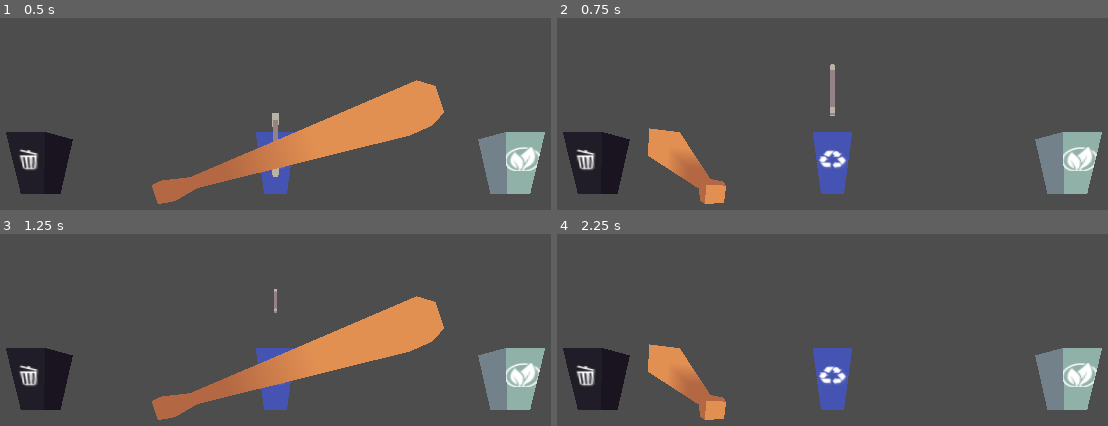
Above: before the commit, frames 1-4 (two rows, left to right).
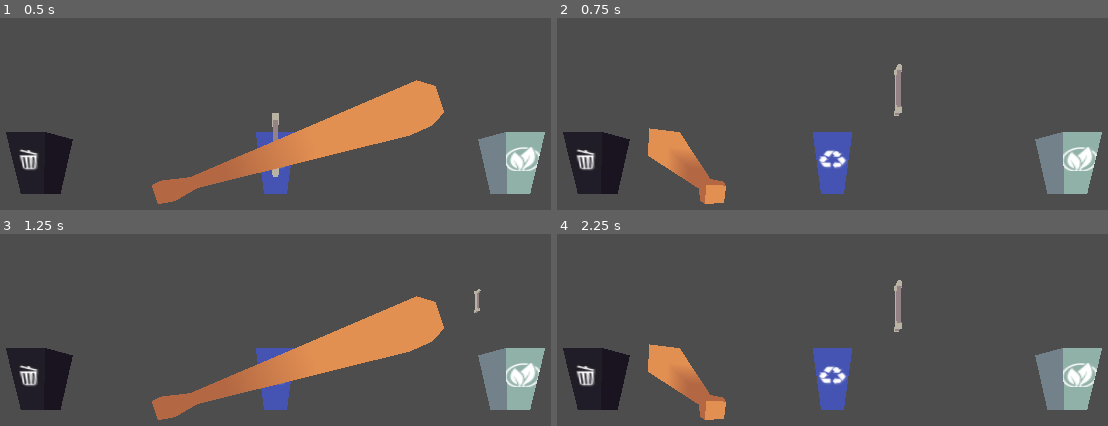
Above: after the commit, the same moments.

Repository: Manas701/SVCGameJam
Game: Godot game, scene res://scenes/manasScene.tscn
Same seed, same stepped clock (60 frames per second), same inputs: the game is played once before the commit and once after it.
Inputs:
- Up to frame 1 (0.5 s): no input
- Up to frame 2 (0.75 s): tap Enter at 0.5 s; hold Right (select_right) from 0.53 s (still down); hold Space (swing) from 0.53 s (still down)
- Up to frame 3 (1.25 s): keep holding Right (select_right); keep holding Space (swing)
- Up to frame 4 (2.25 s): release Right (select_right) at 1.28 s; release Space (swing) at 1.28 s; hold Left (select_left) 1.28-2.03 s; tap Space (swing) at 1.35 s; hold Right (select_right) from 2.03 s (still down); hold Space (swing) from 2.03 s (still down)

Frame 1 is identical in both runs. In frame 2, 0.5% of the frame differs, in the area x 49-63%, y 23-52%; in frame 3, 0.2%; in frame 4, 0.3%.

Commit message:
change bins

Diff:
--- a/assets/scripts/trashHit.gd
+++ /dev/null
@@ -1,20 +0,0 @@
-extends Node
-
-
-## Called when the node enters the scene tree for the first time.
-#func _ready():
-#	pass # Replace with function body.
-#
-#
-## Called every frame. 'delta' is the elapsed time since the previous frame.
-#func _process(delta):
-#	pass
-
-@onready var anim = $AnimationPlayer
-
-func _input(event):
-	if event.is_action_pressed("swing"):
-		hit()
-
-func hit():
-	anim.play("hit_center")
--- a/assets/scripts/trashPrefab.gd
+++ b/assets/scripts/trashPrefab.gd
@@ -17,7 +17,8 @@
 		hit()
 
 func hit():
-	anim.play("hit_center")
+#	anim.play("hit_center")
+	anim.play(get_parent().get_node("PlayerInput").whichBin)
 
 func destroy_trash(_event):
 	queue_free()
--- /dev/null
+++ b/scenes/ChangingBins.gd
@@ -0,0 +1,17 @@
+extends Node
+
+var binAnims = ["hit_left", "hit_center", "hit_right"]
+var selectedAnim = 1
+@export var whichBin: String
+
+func _ready():
+	whichBin = binAnims[selectedAnim]
+
+func _input(event):
+	if (event.is_action_pressed("select_left") && selectedAnim > 0):
+		selectedAnim -= 1
+		whichBin = binAnims[selectedAnim]
+
+	if (event.is_action_pressed("select_right") && selectedAnim < 2):
+		selectedAnim += 1
+		whichBin = binAnims[selectedAnim]
--- a/scenes/manasScene.tscn
+++ b/scenes/manasScene.tscn
@@ -1,9 +1,10 @@
-[gd_scene load_steps=10 format=3 uid="uid://cmk3w3urbdkri"]
+[gd_scene load_steps=13 format=3 uid="uid://cmk3w3urbdkri"]
 
 [ext_resource type="Script" path="res://assets/scripts/bat.gd" id="2_whjhi"]
 [ext_resource type="PackedScene" path="res://prefabs/bin_recycle.tscn" id="6_018ci"]
 [ext_resource type="PackedScene" uid="uid://hpv7wre553nk" path="res://prefabs/bat.tscn" id="7_5fts6"]
 [ext_resource type="PackedScene" path="res://prefabs/bin_compost.tscn" id="7_ke1kv"]
+[ext_resource type="Script" path="res://scenes/ChangingBins.gd" id="7_kxg3g"]
 [ext_resource type="PackedScene" uid="uid://tx72n0re52ye" path="res://prefabs/trash.tscn" id="7_wwkud"]
 [ext_resource type="PackedScene" path="res://prefabs/bin_trash.tscn" id="8_nec8g"]
 
@@ -20,10 +21,32 @@
 tracks/0/loop_wrap = true
 tracks/0/keys = PackedFloat32Array(0, 1, 0, 0.25, -1.5, 0.5, 1, 0, 1.8, -3.5, 1, 1, 0, 0.9, -5)
 
+[sub_resource type="Animation" id="Animation_pqpjq"]
+resource_name = "hit_left"
+tracks/0/type = "position_3d"
+tracks/0/imported = false
+tracks/0/enabled = true
+tracks/0/path = NodePath(".")
+tracks/0/interp = 2
+tracks/0/loop_wrap = true
+tracks/0/keys = PackedFloat32Array(0, 1, 0, 0.25, -1.5, 0.5, 1, -2, 1.8, -3.5, 1, 1, -4, 0.9, -5)
+
+[sub_resource type="Animation" id="Animation_6iel1"]
+resource_name = "hit_right"
+tracks/0/type = "position_3d"
+tracks/0/imported = false
+tracks/0/enabled = true
+tracks/0/path = NodePath(".")
+tracks/0/interp = 2
+tracks/0/loop_wrap = true
+tracks/0/keys = PackedFloat32Array(0, 1, 0, 0.25, -1.5, 0.5, 1, 2, 1.8, -3.5, 1, 1, 4, 0.9, -5)
+
 [sub_resource type="AnimationLibrary" id="AnimationLibrary_qpaf1"]
 _data = {
 "RESET": SubResource("Animation_hn8jn"),
-"hit_center": SubResource("Animation_ch5xh")
+"hit_center": SubResource("Animation_ch5xh"),
+"hit_left": SubResource("Animation_pqpjq"),
+"hit_right": SubResource("Animation_6iel1")
 }
 
 [node name="manasScene" type="Node3D"]
@@ -52,3 +75,8 @@
 libraries = {
 "": SubResource("AnimationLibrary_qpaf1")
 }
+
+[node name="PlayerInput" type="Node" parent="."]
+script = ExtResource("7_kxg3g")
+whichBin = "1"
+metadata/animName = ""
